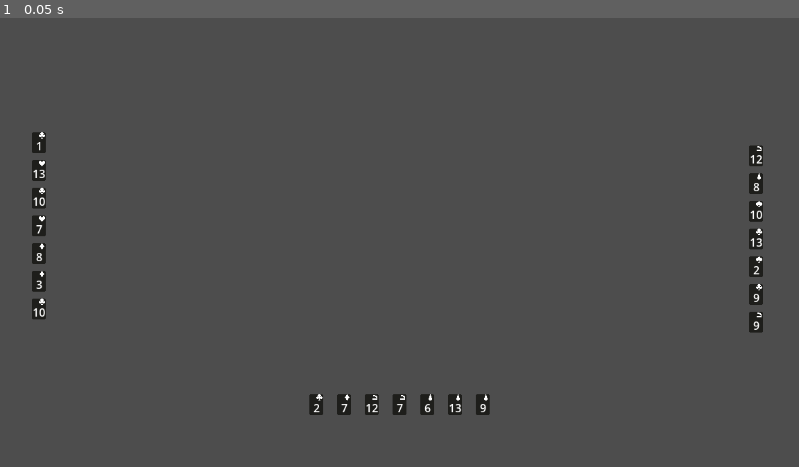
Above: before the commit, frame 1.
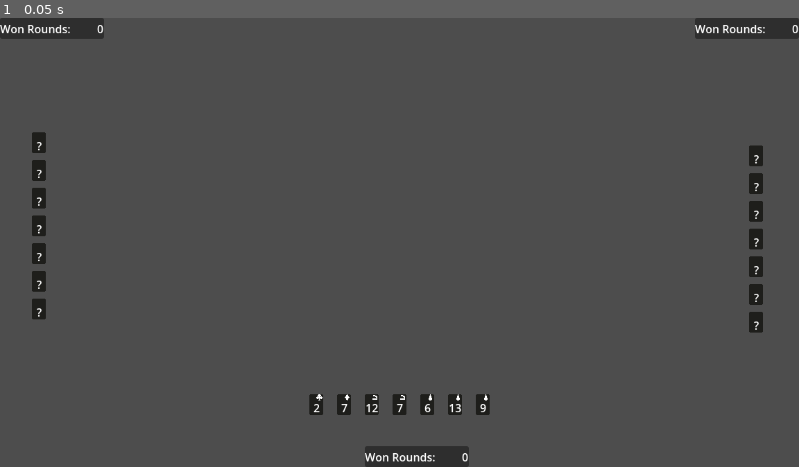
Above: after the commit, the same moment.

Repository: ollulf/CardGame
Game: Godot game, scene res://main_play.tscn
The game is run twice, just before and just after one commit, with the same random seed, the same clock (stepped at 60 frames per second) and the same inputs.
Inputs:
- Up to frame 1 (0.05 s): no input

The runs differ from the first frame. In frame 1, 2.0% of the frame differs, in the area x 0-100%, y 0-100%.

Commit message:
ADDED: won rounds label and turn Indicator

Diff:
--- a/card-game/main_play.tscn
+++ b/card-game/main_play.tscn
@@ -1,8 +1,10 @@
-[gd_scene load_steps=4 format=3 uid="uid://sho7nec3ufwc"]
+[gd_scene load_steps=6 format=3 uid="uid://sho7nec3ufwc"]
 
 [ext_resource type="Script" uid="uid://b1ufuvgq634xj" path="res://scripts/GameSetup.gd" id="1_yo8lh"]
 [ext_resource type="Script" uid="uid://bqtm4pcvcl48u" path="res://scripts/ai_player.gd" id="2_shfjk"]
 [ext_resource type="Script" uid="uid://bnvbuen33moub" path="res://scripts/player_hand.gd" id="2_yo8lh"]
+[ext_resource type="PackedScene" uid="uid://dfyq6nuwnii7j" path="res://scenes/turn_indicator.tscn" id="4_fwnfr"]
+[ext_resource type="PackedScene" uid="uid://bj87ioqol7050" path="res://scenes/won_rounds_ui.tscn" id="5_q6cnf"]
 
 [node name="GameManager" type="Node2D"]
 script = ExtResource("1_yo8lh")
@@ -13,13 +15,15 @@
 [node name="AI_Player_1" type="Node2D" parent="."]
 position = Vector2(56, 300)
 script = ExtResource("2_shfjk")
-reveal_hand = true
 
 [node name="AI_Player_2" type="Node2D" parent="."]
 position = Vector2(1090, 319)
 script = ExtResource("2_shfjk")
 player_id = 2
-reveal_hand = true
 
 [node name="TableRoot" type="Node2D" parent="."]
 unique_name_in_owner = true
+
+[node name="TurnIndicator" parent="." instance=ExtResource("4_fwnfr")]
+
+[node name="WonRoundsUI" parent="." instance=ExtResource("5_q6cnf")]
--- a/card-game/scenes/turn_indicator.tscn
+++ b/card-game/scenes/turn_indicator.tscn
@@ -1,6 +1,22 @@
-[gd_scene load_steps=2 format=3 uid="uid://dfyq6nuwnii7j"]
+[gd_scene load_steps=3 format=3 uid="uid://dfyq6nuwnii7j"]
 
 [ext_resource type="Script" uid="uid://clo2qyitk7clu" path="res://scripts/turn_indicator.gd" id="1_qxm31"]
+[ext_resource type="Texture2D" uid="uid://j1p35h7lfn60" path="res://sprites/suit_Herz.png" id="2_gfj78"]
 
-[node name="TurnIndicator" type="Node2D"]
+[node name="TurnIndicator" type="Node2D" node_paths=PackedStringArray("player_0_sprite", "player_1_sprite", "player_2_sprite")]
 script = ExtResource("1_qxm31")
+player_0_sprite = NodePath("Sprite2D2")
+player_1_sprite = NodePath("Sprite2D")
+player_2_sprite = NodePath("Sprite2D3")
+
+[node name="Sprite2D" type="Sprite2D" parent="."]
+position = Vector2(211, 376)
+texture = ExtResource("2_gfj78")
+
+[node name="Sprite2D2" type="Sprite2D" parent="."]
+position = Vector2(545, 570)
+texture = ExtResource("2_gfj78")
+
+[node name="Sprite2D3" type="Sprite2D" parent="."]
+position = Vector2(856, 358)
+texture = ExtResource("2_gfj78")
--- /dev/null
+++ b/card-game/scenes/won_rounds_ui.tscn
@@ -0,0 +1,119 @@
+[gd_scene load_steps=2 format=3 uid="uid://bj87ioqol7050"]
+
+[ext_resource type="Script" uid="uid://d4mk6cor1jbve" path="res://won_rounds_ui.gd" id="1_6ho16"]
+
+[node name="WonRoundsUI" type="CanvasLayer" node_paths=PackedStringArray("player_0", "player_1", "player_2")]
+script = ExtResource("1_6ho16")
+player_0 = NodePath("Player_0/Amount_0")
+player_1 = NodePath("Player_1/Amount_1")
+player_2 = NodePath("Player_2/Amount_2")
+
+[node name="Player_0" type="Panel" parent="."]
+anchors_preset = 7
+anchor_left = 0.5
+anchor_top = 1.0
+anchor_right = 0.5
+anchor_bottom = 1.0
+offset_left = -50.0
+offset_top = -30.0
+offset_right = 100.0
+grow_horizontal = 2
+grow_vertical = 0
+size_flags_horizontal = 4
+size_flags_vertical = 8
+
+[node name="P1" type="Label" parent="Player_0"]
+layout_mode = 1
+anchors_preset = 4
+anchor_top = 0.5
+anchor_bottom = 0.5
+offset_top = -11.5
+offset_right = 66.0
+offset_bottom = 11.5
+grow_vertical = 2
+text = "Won Rounds:"
+vertical_alignment = 1
+
+[node name="Amount_0" type="Label" parent="Player_0"]
+layout_mode = 1
+anchors_preset = 6
+anchor_left = 1.0
+anchor_top = 0.5
+anchor_right = 1.0
+anchor_bottom = 0.5
+offset_left = -66.0
+offset_top = -11.5
+offset_bottom = 11.5
+grow_horizontal = 0
+grow_vertical = 2
+text = "99"
+horizontal_alignment = 2
+vertical_alignment = 1
+
+[node name="Player_1" type="Panel" parent="."]
+offset_right = 150.0
+offset_bottom = 30.0
+
+[node name="P1" type="Label" parent="Player_1"]
+layout_mode = 1
+anchors_preset = 4
+anchor_top = 0.5
+anchor_bottom = 0.5
+offset_top = -11.5
+offset_right = 66.0
+offset_bottom = 11.5
+grow_vertical = 2
+text = "Won Rounds:"
+vertical_alignment = 1
+
+[node name="Amount_1" type="Label" parent="Player_1"]
+layout_mode = 1
+anchors_preset = 6
+anchor_left = 1.0
+anchor_top = 0.5
+anchor_right = 1.0
+anchor_bottom = 0.5
+offset_left = -66.0
+offset_top = -11.5
+offset_bottom = 11.5
+grow_horizontal = 0
+grow_vertical = 2
+text = "99"
+horizontal_alignment = 2
+vertical_alignment = 1
+
+[node name="Player_2" type="Panel" parent="."]
+anchors_preset = 1
+anchor_left = 1.0
+anchor_right = 1.0
+offset_left = -150.0
+offset_bottom = 30.0
+grow_horizontal = 0
+
+[node name="P1" type="Label" parent="Player_2"]
+layout_mode = 1
+anchors_preset = 4
+anchor_top = 0.5
+anchor_bottom = 0.5
+offset_top = -11.5
+offset_right = 66.0
+offset_bottom = 11.5
+grow_vertical = 2
+text = "Won Rounds:"
+vertical_alignment = 1
+
+[node name="Amount_2" type="Label" parent="Player_2"]
+layout_mode = 1
+anchors_preset = 6
+anchor_left = 1.0
+anchor_top = 0.5
+anchor_right = 1.0
+anchor_bottom = 0.5
+offset_left = -66.0
+offset_top = -11.5
+offset_bottom = 11.5
+grow_horizontal = 0
+grow_vertical = 2
+text = "99"
+horizontal_alignment = 2
+vertical_alignment = 1
--- a/card-game/scripts/ai_player.gd
+++ b/card-game/scripts/ai_player.gd
@@ -43,20 +43,30 @@
 	_render_hand()
 	GameManager.submit_play(player_id, chosen_card)
 
-
 func _choose_card_index() -> int:
 	var lead_suit := _get_lead_suit()
 	if lead_suit == "":
 		return randi() % hand.size()
 
-	var follow_indices: Array[int] = []
+	# Find the highest card of the lead suit (if we have any)
+	var best_index := -1
+	var best_rank := -1
+
 	for i in range(hand.size()):
-		if hand[i].get("suit", "") == lead_suit:
-			follow_indices.append(i)
+		var c := hand[i]
+		if c.get("suit", "") != lead_suit:
+			continue
 
-	if not follow_indices.is_empty():
-		return follow_indices[randi() % follow_indices.size()]
+		var r: int = int(c.get("rank", -1))
+		if r > best_rank:
+			best_rank = r
+			best_index = i
 
+	# If we can follow suit, play the highest of that suit
+	if best_index != -1:
+		return best_index
+
+	# Otherwise play random
 	return randi() % hand.size()
 
 
--- a/card-game/scripts/turn_indicator.gd
+++ b/card-game/scripts/turn_indicator.gd
@@ -6,22 +6,25 @@
 @export var player_2_sprite: Sprite2D
 
 
-var last_player_id: int = -1
-
-
-func _ready() -> void:
-	_set_all(false)
-
-
 func _process(_delta: float) -> void:
 	var current_player_id := _get_current_player_id()
-
-	# Only update when it actually changes
-	if current_player_id == last_player_id:
-		return
-
-	last_player_id = current_player_id
-	_update_indicator(current_player_id)
+	match current_player_id:
+		-1:
+			player_0_sprite.visible = false
+			player_1_sprite.visible = false
+			player_2_sprite.visible = false
+		0:
+			player_0_sprite.visible = true
+			player_1_sprite.visible = false
+			player_2_sprite.visible = false
+		1:
+			player_0_sprite.visible = false
+			player_1_sprite.visible = true
+			player_2_sprite.visible = false
+		2:
+			player_0_sprite.visible = false
+			player_1_sprite.visible = false
+			player_2_sprite.visible = true
 
 
 func _get_current_player_id() -> int:
@@ -36,13 +39,3 @@
 		return -1
 
 	return GameManager.turn_order[GameManager.current_turn_index]
-
-
-func _update_indicator(player_id: int) -> void:
-	_set_all(false)
-
-
-func _set_all(value: bool) -> void:
-	player_0_sprite.visible = value
-	player_1_sprite.visible = value
-	player_2_sprite.visible = value
--- /dev/null
+++ b/card-game/won_rounds_ui.gd
@@ -0,0 +1,27 @@
+extends CanvasLayer
+
+@export var player_0: Label
+@export var player_1: Label
+@export var player_2: Label
+
+func _ready() -> void:
+	GameManager.round_completed.connect(_on_round_completed)
+	GameManager.match_finished.connect(_on_match_finished)
+	_reset_labels()
+
+func _on_round_completed(round_index: int, plays: Dictionary, winner_id: int):
+	_update_labels(winner_id)
+
+func _on_match_finished():
+	_reset_labels()
+
+func _update_labels(id: int):
+	match id:
+		0: player_0.text = str(int(player_0.text)+1)
+		1: player_1.text = str(int(player_1.text)+1)
+		2: player_2.text = str(int(player_2.text)+1)
+
+func _reset_labels():
+	player_0.text = "0"
+	player_1.text = "0"
+	player_2.text = "0"
Not shown, changed: card-game/sprites/card_Background.png.import
Not shown, changed: card-game/sprites/suit_Alk.png.import
Not shown, changed: card-game/sprites/suit_Herz.png.import
Not shown, changed: card-game/sprites/suit_Karo.png.import
Not shown, changed: card-game/sprites/suit_Kreuz.png.import
Not shown, changed: card-game/sprites/suit_Pik.png.import
Not shown, changed: card-game/sprites/suit_Smoke.png.import
Not shown, added: card-game/won_rounds_ui.gd.uid
